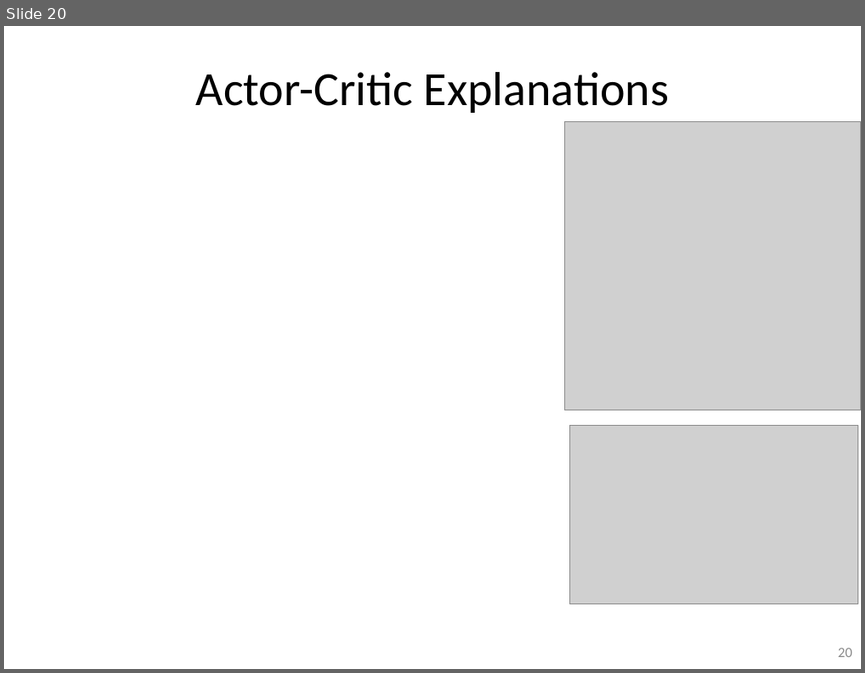
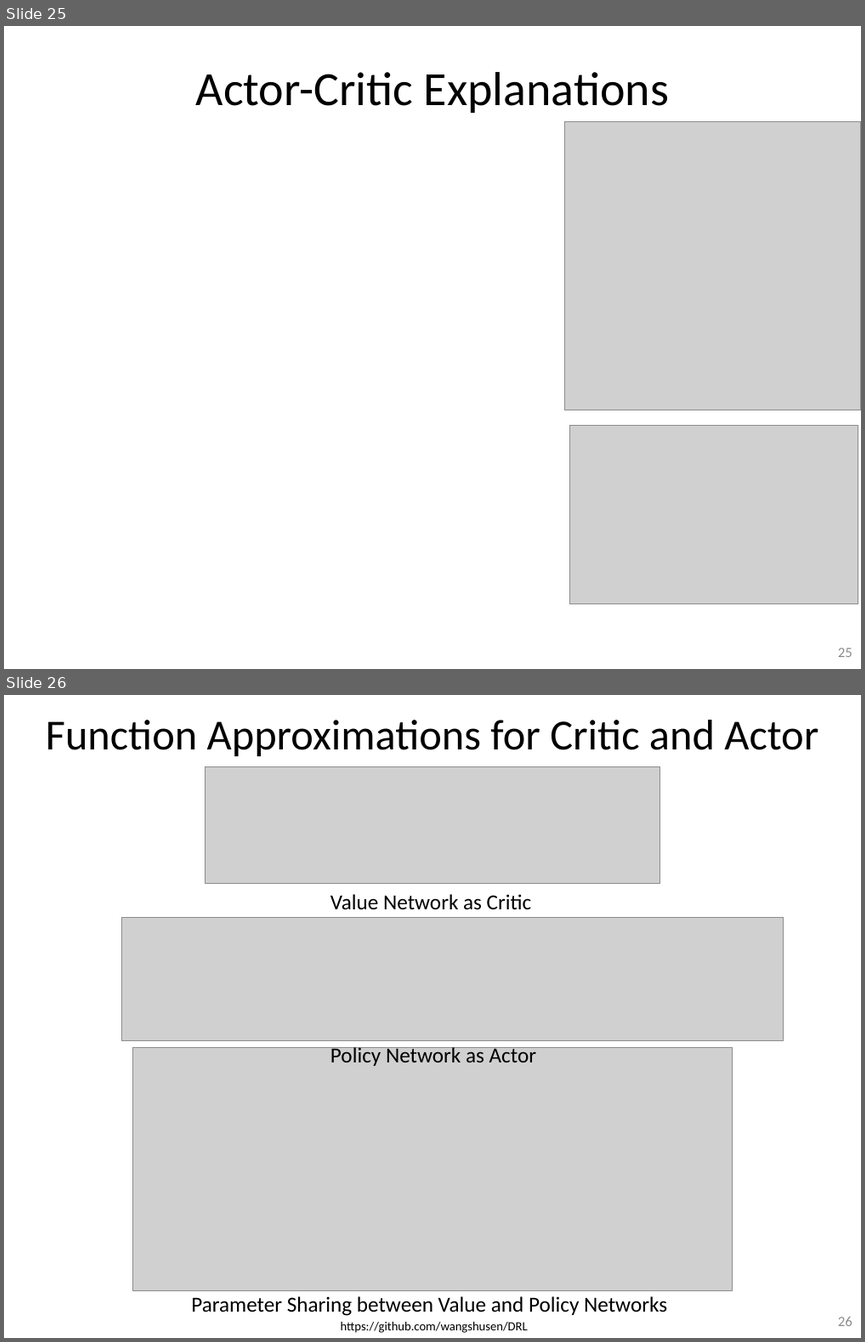
Before and after one commit to guzonghua/saav, a slide deck: PPTs/L7.3 Policy-based RL.pptx. Shown one above the other, each under a label of ours: slide 20 before the commit, slides 25 and 26 after it. The pictures are 865x673 and 865x1342 pixels, drawn with LibreOffice and Linux fonts; fonts in the diff are those of the drawing; grey boxes stand for pictures. Boxes give left, top, right and bottom in pixels: in the first picture for what was removed or moved away, otherwise in the second. Text is boxed around its words. In the diff, an @@ line names an element or a change of style, - is before the commit and + after.

```diff
--- a/PPTs/L7.3 Policy-based RL.pptx
+++ b/PPTs/L7.3 Policy-based RL.pptx
@@ slide 26 added at [4, 695, 861, 1338], background #FFFFFF; not listed: 1 template element that a slide beside it also shows @@
@@ title added at [46, 720, 818, 756], 36 pt, text #000000 @@
+Function Approximations for Critic and Actor
@@ picture added at [205, 767, 659, 884] @@
@@ text added at [330, 894, 532, 910], 18 pt, text #000000 @@
+Value Network as Critic
@@ picture added at [122, 917, 783, 1040] @@
@@ picture added at [132, 1047, 732, 1291] @@
@@ text added at [330, 1044, 536, 1066], 18 pt, text #000000 @@
+Policy Network as Actor
@@ text added at [191, 1296, 667, 1315], 18 pt, text #000000 @@
+Parameter Sharing between Value and Policy Networks
@@ text added at [341, 1321, 528, 1333], 10.5 pt, text #000000 @@
+https://github.com/wangshusen/DRL
@@ what was slide 20 is now slide 25 @@
@@ page number at [838, 647, 852, 657]: text changed @@
-20
+25
```
Also in this commit, not shown: 1 other slide added, 5 other files.
